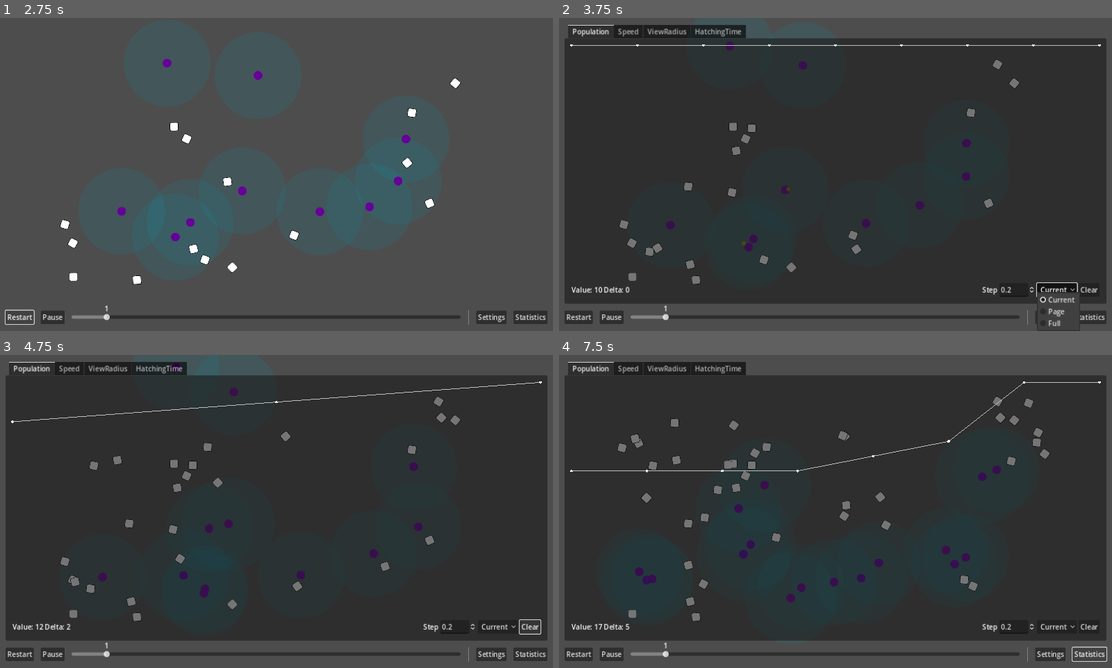
Above: before the commit, frames 1-4 (two rows, left to right).
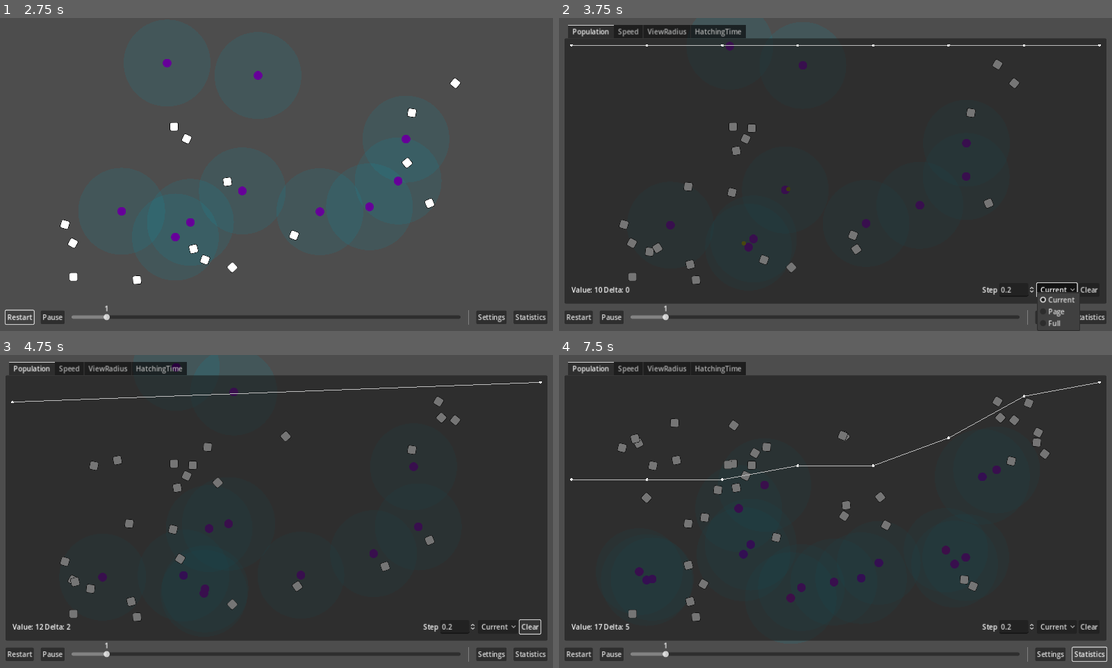
Above: after the commit, the same moments.

Repository: wivest/Natural-Selection
Game: Godot game, scene res://main.tscn
The game is run twice, just before and just after one commit, with the same random seed, the same clock (stepped at 60 frames per second) and the same inputs.
Inputs:
- Up to frame 1 (2.75 s): click "Restart" at 0.5 s; click "Restart" at 1.25 s; click "Restart" at 2 s
- Up to frame 2 (3.75 s): click "Statistics" at 2.75 s; click "Current" at 3.5 s
- Up to frame 3 (4.75 s): click "Clear" at 4.25 s
- Up to frame 4 (7.5 s): click "Current" at 5 s; click "Clear" at 5.75 s; click "Statistics" at 6.5 s; click "Statistics" at 7.25 s

Frame 1 is identical in both runs. In frame 2, less than 0.1% of the frame differs, in the area x 13-87%, y 8-10%; in frame 3, 0.4%; in frame 4, 0.4%, in the area x 2-98%, y 8-41%.

Commit message:
feat: connect timer timeout to chart

Diff:
--- a/ui/tabs/statistics/chart/chart.gd
+++ b/ui/tabs/statistics/chart/chart.gd
@@ -28,25 +28,15 @@
 	parameters.step_spinbox.value_changed.connect(func(v: float): step=v)
 	parameters.view_mode_optionbutton.item_selected.connect(func(i: int): view_mode=view_modes[i])
 	parameters.clear_button.pressed.connect(clear_nodes)
+	parameters.timer.timeout.connect(add_node)
 
-func _process(delta):
+func _process(_delta):
 	if Input.is_action_just_pressed(&"restart"):
 		clear_nodes()
 
 	if get_tree().paused:
 		queue_redraw()
 		return
-
-	if _time - _previous_step >= step:
-		_previous_step = _time
-		var previous_time = _time
-		if data.nodes.size() > 0:
-			previous_time = data.nodes[- 1].x
-		var current_step: float = delta
-		if step != 0:
-			current_step = step
-		data.nodes.append(Vector2(previous_time + current_step, parameters.getter.get_value()))
-		queue_redraw()
 
 func _draw():
 	if data.nodes.size() == 0:
@@ -73,3 +63,12 @@
 func clear_nodes():
 	data = ChartData.new()
 	_previous_step = _time - step / Parameters.speed
+
+func add_node():
+	var previous_time = _time
+	if data.nodes.size() > 0:
+		previous_time = data.nodes[- 1].x
+	var node_time: float = previous_time + parameters.step_spinbox.value
+	data.nodes.append(Vector2(node_time, parameters.getter.get_value()))
+
+	queue_redraw()
--- a/ui/tabs/statistics/chart/parameters.gd
+++ b/ui/tabs/statistics/chart/parameters.gd
@@ -7,9 +7,9 @@
 @export var step_spinbox: SpinBox
 @export var view_mode_optionbutton: OptionButton
 @export var clear_button: Button
+@export var timer: TimerLow
 
 @onready var counter: Counter = $Counter
-@onready var timer: TimerLow = $StepTimer
 
 func _ready():
 	counter.getter = getter
--- a/ui/tabs/statistics/chart/parameters.tscn
+++ b/ui/tabs/statistics/chart/parameters.tscn
@@ -4,11 +4,12 @@
 [ext_resource type="Script" path="res://ui/tabs/statistics/chart/counter.gd" id="2_7fi6p"]
 [ext_resource type="Script" path="res://addons/timer_low/timer_low.gd" id="3_fcd8a"]
 
-[node name="Parameters" type="HBoxContainer" node_paths=PackedStringArray("step_spinbox", "view_mode_optionbutton", "clear_button")]
+[node name="Parameters" type="HBoxContainer" node_paths=PackedStringArray("step_spinbox", "view_mode_optionbutton", "clear_button", "timer")]
 script = ExtResource("1_wfk4s")
 step_spinbox = NodePath("Step")
 view_mode_optionbutton = NodePath("ViewMode")
 clear_button = NodePath("Clear")
+timer = NodePath("StepTimer")
 
 [node name="Counter" type="Label" parent="."]
 layout_mode = 2
@@ -41,3 +42,4 @@
 
 [node name="StepTimer" type="Node" parent="."]
 script = ExtResource("3_fcd8a")
+autostart = true
